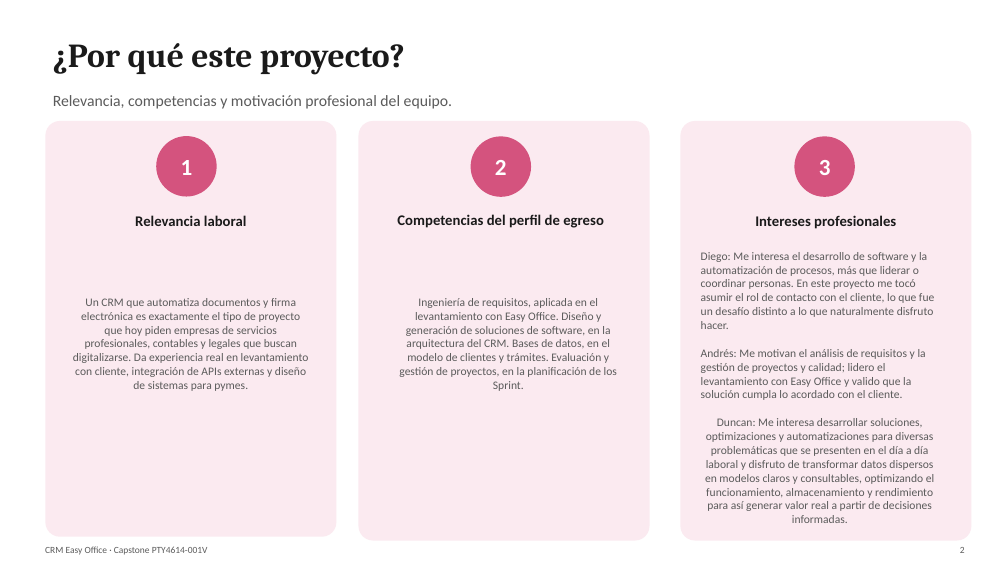
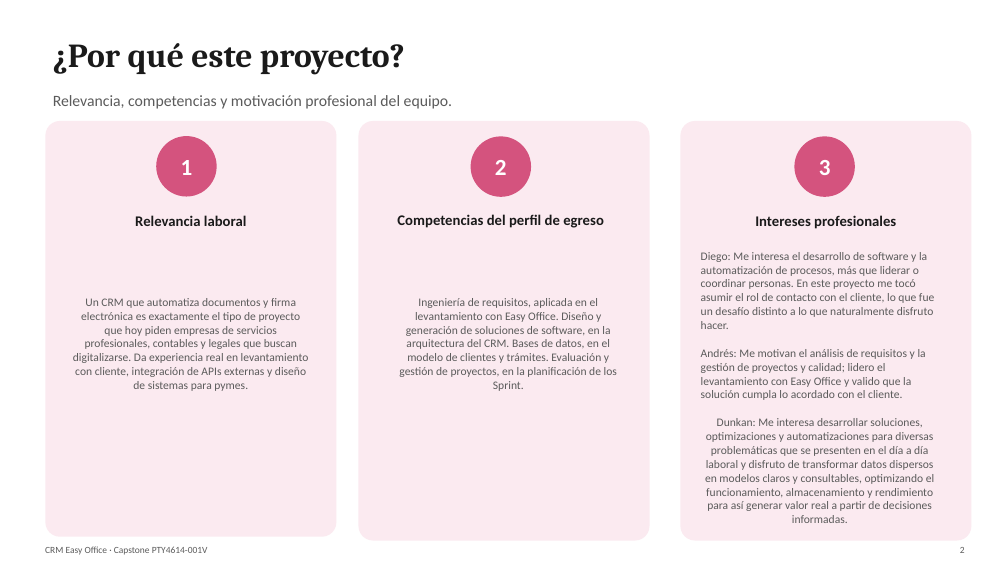
Before and after one commit to DiegoNavV/APT-Capstone_PirqueSpA, a slide deck: slide 2 of Fase 1/Evidencias Grupales/Presentacion_Proyecto.pptx. Drawn at 1008x567 pixels with LibreOffice and Linux fonts; fonts in the diff are those of the drawing. Boxes give left, top, right and bottom in pixels: in the first picture for what was removed or moved away, otherwise in the second. Text is boxed around its words. In the diff, an @@ line names an element or a change of style, - is before the commit and + after.

Commit message:
Cambios realizados en documentos: Estandarizacion de formato RUt de Andrés, Correcion de nombre duncan a Dunkan, año de ingreso a carrera de Diego

```diff
--- a/Fase 1/Evidencias Grupales/Presentacion_Proyecto.pptx
+++ b/Fase 1/Evidencias Grupales/Presentacion_Proyecto.pptx
@@ text at bbox=[701, 252, 934, 523]: text changed @@
-Diego: Me interesa el desarrollo de software y la automatización de procesos, más que liderar o coordinar personas. En este proyecto me tocó asumir el rol de contacto con el cliente, lo que fue un desafío distinto a lo que naturalmente disfruto hacer.
-Andrés: Me motivan el análisis de requisitos y la gestión de proyectos y calidad; lidero el levantamiento con Easy Office y valido que la solución cumpla lo acordado con el cliente.
-Duncan: Me interesa desarrollar soluciones, optimizaciones y automatizaciones para diversas problemáticas que se presenten en el día a día laboral y disfruto de transformar datos dispersos en modelos claros y consultables, optimizando el funcionamiento, almacenamiento y rendimiento para así generar valor real a partir de decisiones informadas.
+Diego: Me interesa el desarrollo de software y la automatización de procesos, más que liderar o coordinar personas. En este proyecto me tocó asumir el rol de contacto con el cliente, lo que fue un desafío distinto a lo que naturalmente disfruto hacer.
+Andrés: Me motivan el análisis de requisitos y la gestión de proyectos y calidad; lidero el levantamiento con Easy Office y valido que la solución cumpla lo acordado con el cliente.
+Dunkan: Me interesa desarrollar soluciones, optimizaciones y automatizaciones para diversas problemáticas que se presenten en el día a día laboral y disfruto de transformar datos dispersos en modelos claros y consultables, optimizando el funcionamiento, almacenamiento y rendimiento para así generar valor real a partir de decisiones informadas.
```
Also in this commit, not shown: 5 other files.
